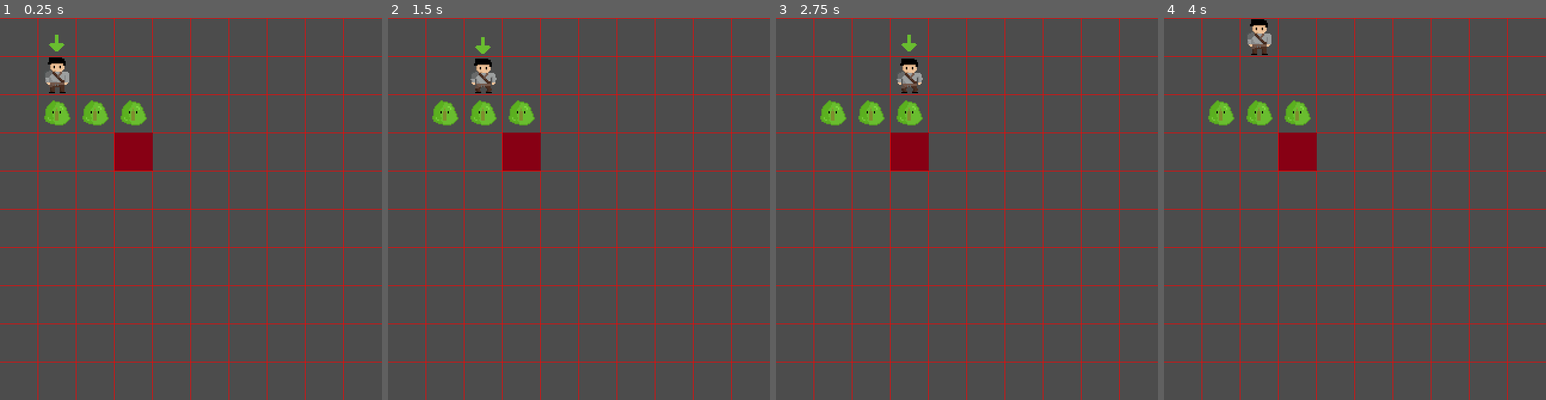
Above: before the commit, frames 1-4 (left to right).
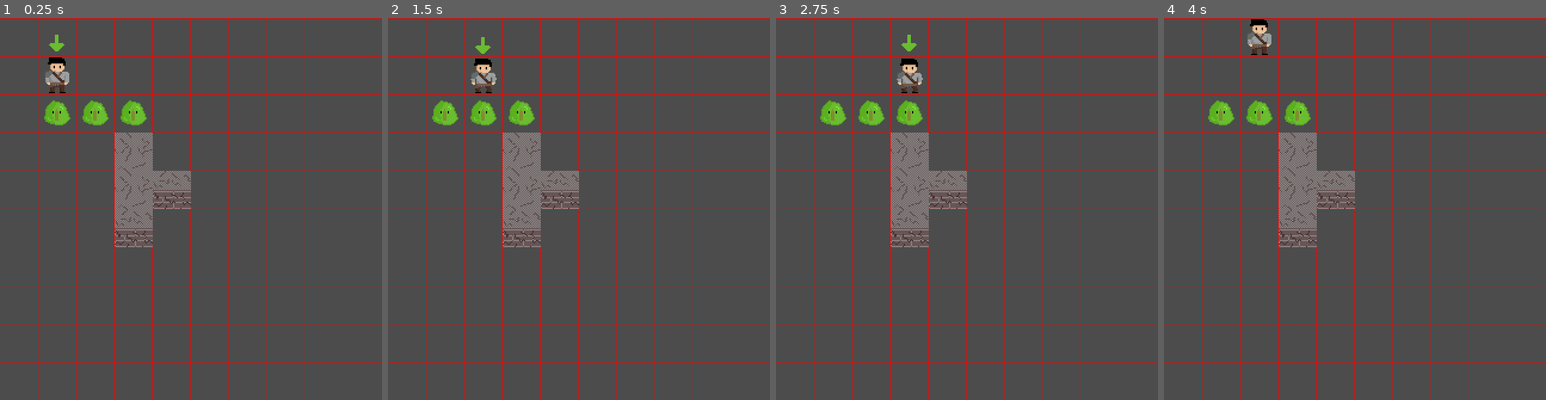
Above: after the commit, the same moments.

Repository: Eranot/LudumDare43
Game: Godot game, scene res://Engine/Main.tscn
The game is run twice, just before and just after one commit, with the same random seed, the same clock (stepped at 60 frames per second) and the same inputs.
Inputs (mouse positions are in pixels of both pictures, inside the frame that each line leads up to):
- Up to frame 1 (0.25 s): no input
- Up to frame 2 (1.5 s): move the mouse to (445, 75) at 0.52 s; hold Right (ui_right) 0.53-1.28 s; tap Space (ui_select) at 0.77 s; move the mouse to (445, 113) at 1.27 s; hold Down (ui_down) from 1.28 s (still down)
- Up to frame 3 (2.75 s): tap Space (ui_select) at 1.52 s; move the mouse to (871, 113) at 2.02 s; release Down (ui_down) at 2.03 s; hold Right (ui_right) from 2.03 s (still down)
- Up to frame 4 (4 s): tap Enter at 2.75 s; move the mouse to (1297, 113) at 2.77 s; release Right (ui_right) at 2.78 s; hold Up (ui_up) 2.78-3.53 s; tap Space (ui_select) at 3.02, 3.77 s; move the mouse to (1469, 266) at 3.52 s; hold Left (ui_left) from 3.53 s (still down)

The runs differ from the first frame. In frame 1, 3.8% of the frame differs, in the area x 30-50%, y 30-60%; in frame 2, 3.8%; in frame 3, 3.8%; in frame 4, 3.8%.

Commit message:
Sprites dinâmicos das paredes

Diff:
--- a/Engine/Grid.gd
+++ b/Engine/Grid.gd
@@ -21,6 +21,7 @@
 
 var arrow = null
 var allObjects = []
+var allObstacles = []
 var selected = null
 
 func _ready():
@@ -41,7 +42,9 @@
 	add_new_object(slime, 2, 2, ENTITY_TYPES.PLAYER);
 	add_new_object(slime, 3, 2, ENTITY_TYPES.PLAYER);
 	add_new_object(obstacle, 3, 3, ENTITY_TYPES.OBSTACLE);
-
+	add_new_object(obstacle, 3, 4, ENTITY_TYPES.OBSTACLE);
+	add_new_object(obstacle, 3, 5, ENTITY_TYPES.OBSTACLE);
+	add_new_object(obstacle, 4, 4, ENTITY_TYPES.OBSTACLE);
 
 
 func _draw():
@@ -66,6 +69,13 @@
 	else:
 		arrow.position = Vector2(-64, -64)
 
+	for obj in allObstacles:
+		if(weakref(obj[0]).get_ref()):
+			obj[0].set_sprite(grid[obj[1].x][obj[1].y+1] == ENTITY_TYPES.OBSTACLE)
+		else:
+			allObstacles.erase(obj)
+
+
 func add_new_object(new_object, pos_x, pos_y, type, startAsSelected = false):
 	if(cell_exists(pos_x,pos_y)):
 		if(cell_is_empty(pos_x,pos_y)):
@@ -77,6 +87,9 @@
 			new_instance.grid_pos_y = pos_y;
 			if(type == ENTITY_TYPES.PLAYER):
 				allObjects.append(new_instance)
+			elif(type == ENTITY_TYPES.OBSTACLE):
+				allObstacles.append([new_instance, Vector2(pos_x, pos_y)])
+
 			if(startAsSelected):
 				selectObject(new_instance)
 
--- a/Obstacles/Obstacle.gd
+++ b/Obstacles/Obstacle.gd
@@ -8,9 +8,18 @@
 export (bool) var destructible = true;
 var node_grid;
 
+var wall_up = preload("res://Obstacles/wall_up_crackedv2.png")
+var wall_side = preload("res://Obstacles/wall_side_crackedv2.png")
+
 func _ready():
 	node_grid = $"/root/Main/Grid";
 
 func _on_Obstacle_area_entered(area):
 	node_grid.grid[grid_pos_x][grid_pos_y] = null;
 	queue_free();
+
+func set_sprite(isUp):
+	if(isUp):
+		get_node("Sprite").set_texture(wall_up)
+	else:
+		get_node("Sprite").set_texture(wall_side)
--- a/Obstacles/Obstacle.tscn
+++ b/Obstacles/Obstacle.tscn
@@ -1,14 +1,14 @@
 [gd_scene load_steps=4 format=2]
 
 [ext_resource path="res://Obstacles/Obstacle.gd" type="Script" id=1]
-[ext_resource path="res://Obstacles/obstacle.png" type="Texture" id=2]
+[ext_resource path="res://Obstacles/wall_side_crackedv2.png" type="Texture" id=2]
 
 [sub_resource type="RectangleShape2D" id=1]
 
 custom_solver_bias = 0.0
 extents = Vector2( 30, 30 )
 
-[node name="Obstacle" type="Area2D"]
+[node name="Obstacle" type="Area2D" index="0"]
 
 input_pickable = true
 gravity_vec = Vector2( 0, 1 )
@@ -28,5 +28,6 @@
 [node name="Sprite" type="Sprite" parent="." index="1"]
 
 texture = ExtResource( 2 )
+_sections_unfolded = [ "Animation" ]
 
 [connection signal="area_entered" from="." to="." method="_on_Obstacle_area_entered"]
--- a/Player/Player.tscn
+++ b/Player/Player.tscn
@@ -18,7 +18,7 @@
 "speed": 2.0
 } ]
 
-[node name="Player" type="Area2D" index="0"]
+[node name="Player" type="Area2D"]
 
 input_pickable = true
 gravity_vec = Vector2( 0, 1 )
--- a/project.godot
+++ b/project.godot
@@ -26,6 +26,22 @@
 
 [input]
 
+ui_left=[ Object(InputEventKey,"resource_local_to_scene":false,"resource_name":"","device":0,"alt":false,"shift":false,"control":false,"meta":false,"command":false,"pressed":false,"scancode":16777231,"unicode":0,"echo":false,"script":null)
+, Object(InputEventJoypadButton,"resource_local_to_scene":false,"resource_name":"","device":0,"button_index":14,"pressure":0.0,"pressed":false,"script":null)
+, Object(InputEventKey,"resource_local_to_scene":false,"resource_name":"","device":0,"alt":false,"shift":false,"control":false,"meta":false,"command":false,"pressed":false,"scancode":65,"unicode":0,"echo":false,"script":null)
+ ]
+ui_right=[ Object(InputEventKey,"resource_local_to_scene":false,"resource_name":"","device":0,"alt":false,"shift":false,"control":false,"meta":false,"command":false,"pressed":false,"scancode":16777233,"unicode":0,"echo":false,"script":null)
+, Object(InputEventJoypadButton,"resource_local_to_scene":false,"resource_name":"","device":0,"button_index":15,"pressure":0.0,"pressed":false,"script":null)
+, Object(InputEventKey,"resource_local_to_scene":false,"resource_name":"","device":0,"alt":false,"shift":false,"control":false,"meta":false,"command":false,"pressed":false,"scancode":68,"unicode":0,"echo":false,"script":null)
+ ]
+ui_up=[ Object(InputEventKey,"resource_local_to_scene":false,"resource_name":"","device":0,"alt":false,"shift":false,"control":false,"meta":false,"command":false,"pressed":false,"scancode":16777232,"unicode":0,"echo":false,"script":null)
+, Object(InputEventJoypadButton,"resource_local_to_scene":false,"resource_name":"","device":0,"button_index":12,"pressure":0.0,"pressed":false,"script":null)
+, Object(InputEventKey,"resource_local_to_scene":false,"resource_name":"","device":0,"alt":false,"shift":false,"control":false,"meta":false,"command":false,"pressed":false,"scancode":87,"unicode":0,"echo":false,"script":null)
+ ]
+ui_down=[ Object(InputEventKey,"resource_local_to_scene":false,"resource_name":"","device":0,"alt":false,"shift":false,"control":false,"meta":false,"command":false,"pressed":false,"scancode":16777234,"unicode":0,"echo":false,"script":null)
+, Object(InputEventJoypadButton,"resource_local_to_scene":false,"resource_name":"","device":0,"button_index":13,"pressure":0.0,"pressed":false,"script":null)
+, Object(InputEventKey,"resource_local_to_scene":false,"resource_name":"","device":0,"alt":false,"shift":false,"control":false,"meta":false,"command":false,"pressed":false,"scancode":83,"unicode":0,"echo":false,"script":null)
+ ]
 ui_mouse_left=[ Object(InputEventMouseButton,"resource_local_to_scene":false,"resource_name":"","device":0,"alt":false, …(216 unchanged characters)…
  ]
 
